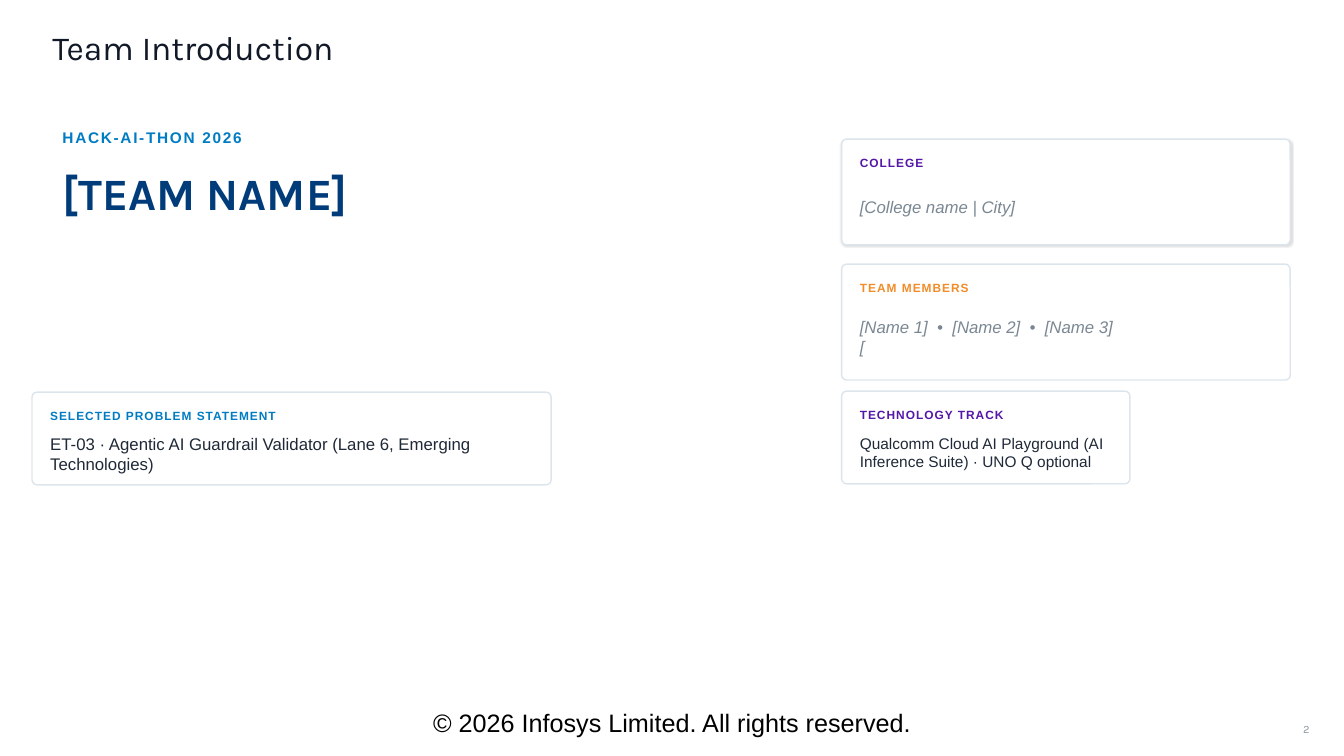
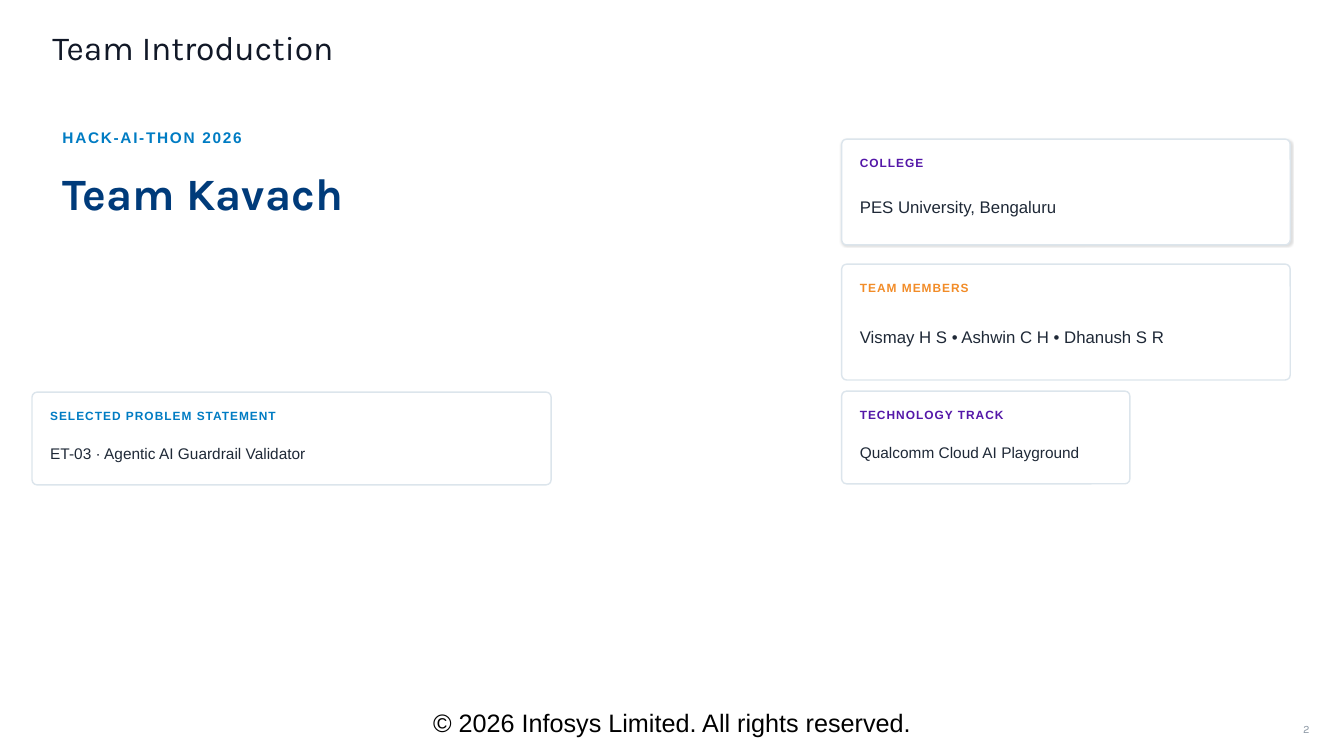
Before and after one commit to VismayHS/Kavach_Guardrail, a slide deck: slide 2 of deliverables/KAVACH_Solution_Deck.pptx. Drawn at 1344x756 pixels with LibreOffice and Linux fonts; fonts in the diff are those of the drawing; background and template pictures are left out. Boxes give left, top, right and bottom in pixels: in the first picture for what was removed or moved away, otherwise in the second. Text is boxed around its words. In the diff, an @@ line names an element or a change of style, - is before the commit and + after.

Commit message:
Solution deck: comparison, AgentOS and architecture slides, reference deck and validators

```diff
--- a/deliverables/KAVACH_Solution_Deck.pptx
+++ b/deliverables/KAVACH_Solution_Deck.pptx
@@ text at bbox=[63, 179, 343, 211]: text changed @@
-[TEAM NAME]
+Team Kavach
@@ text at bbox=[860, 201, 1056, 217]: text changed; text colour #7A8793 to #1F2937; italic off @@
-[College name | City]
+PES University, Bengaluru
@@ text at bbox=[860, 331, 1164, 347]: text changed; text colour #7A8793 to #1F2937; italic off @@
-[Name 1] • [Name 2] • [Name 3]
-[
+Vismay H S • Ashwin C H • Dhanush S R
@@ text at bbox=[50, 448, 306, 462]: text changed; size 12 to 11 pt @@
-ET-03 · Agentic AI Guardrail Validator (Lane 6, Emerging Technologies)
+ET-03 · Agentic AI Guardrail Validator
@@ text at bbox=[860, 447, 1079, 461]: text changed @@
-Qualcomm Cloud AI Playground (AI Inference Suite) · UNO Q optional
+Qualcomm Cloud AI Playground
```
Also in this commit, not shown: 6 other slides changed, 4 slides added, 8 slides removed, 29 other files.
